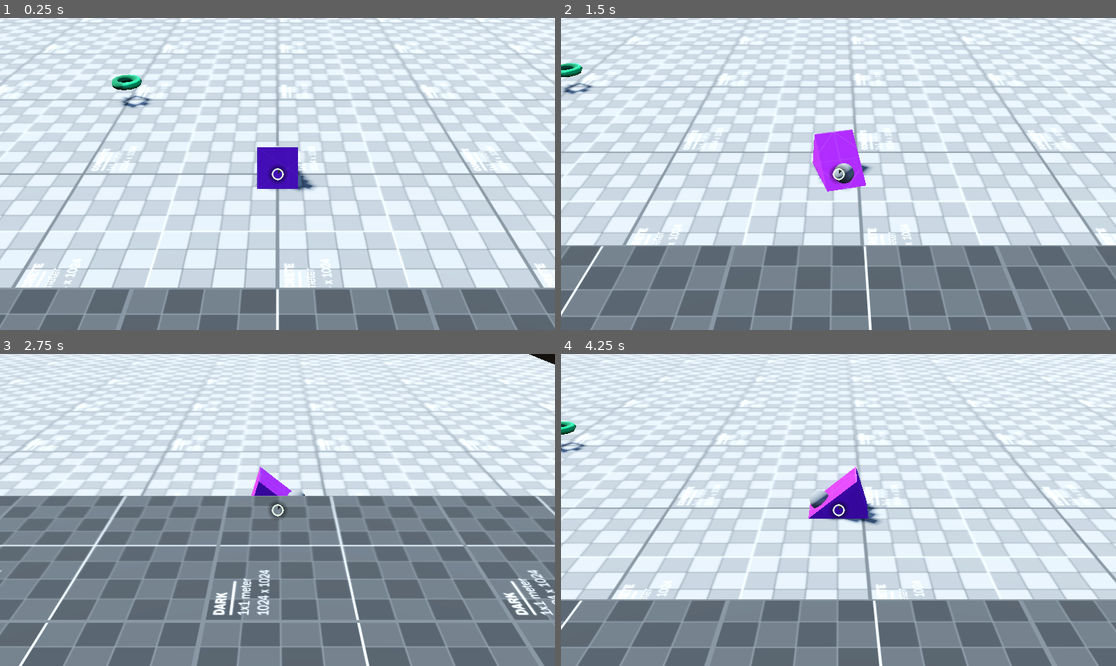
Above: before the commit, frames 1-4 (two rows, left to right).
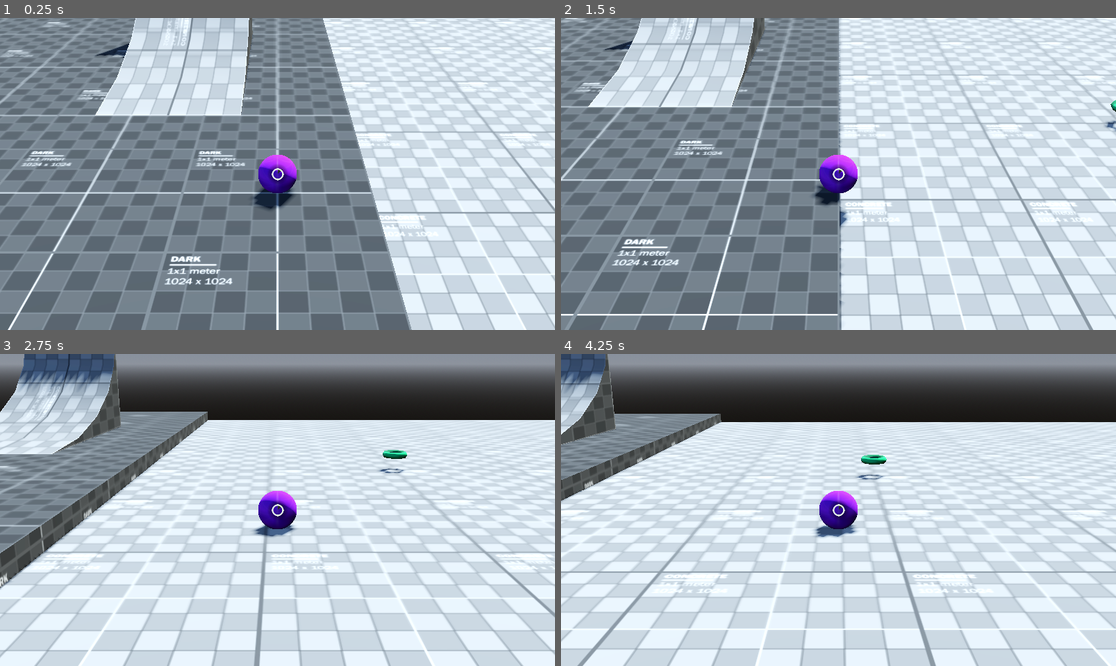
Above: after the commit, the same moments.

Repository: lithopsiouu/you-rat
Game: Godot game, scene res://Scenes/test/main test room.tscn
Two runs of this game, one before a commit and one after it. Both use one fixed random seed, a clock stepped at 60 frames per second and the inputs below.
Inputs (mouse positions are in pixels of both pictures, inside the frame that each line leads up to):
- Up to frame 1 (0.25 s): no input
- Up to frame 2 (1.5 s): move the mouse to (960, 158) at 0.52 s; hold D (move_right) 0.53-1.28 s; click (960, 158) at 0.6 s; move the mouse to (727, 189) at 1.27 s; hold S (move_backward) from 1.28 s (still down); click (727, 189) at 1.35 s
- Up to frame 3 (2.75 s): move the mouse to (333, 441) at 2.02 s; release S (move_backward) at 2.03 s; hold D (move_right) from 2.03 s (still down); tap Down (rotate_cam_down) at 2.1 s; click (333, 441) at 2.3 s
- Up to frame 4 (4.25 s): move the mouse to (810, 572) at 2.77 s; release D (move_right) at 2.78 s; hold W (move_forward) 2.78-3.53 s; tap Left (rotate_cam_left) at 2.85 s; click (810, 572) at 3.05 s; move the mouse to (1005, 556) at 3.52 s; hold A (move_left) from 3.53 s (still down); tap Right (rotate_cam_right) at 3.6 s; click (1005, 556) at 3.8 s

The runs differ from the first frame. In frame 1, 72% of the frame differs, in the area x 0-100%, y 0-100%; in frame 2, 66%; in frame 3, 84%; in frame 4, 69%.

Commit message:
add pid

Diff:
--- /dev/null
+++ b/Assets/Entities/rigidbody_player.tscn
@@ -0,0 +1,57 @@
+[gd_scene load_steps=10 format=3 uid="uid://dejwv7qah2a0q"]
+
+[ext_resource type="Material" uid="uid://dero2i2k7x36v" path="res://Assets/Materials/player_material.tres" id="1_jmjd3"]
+[ext_resource type="Script" uid="uid://bu1r20ywascsv" path="res://Scripts/Interaction/rb_movement.gd" id="1_strm8"]
+[ext_resource type="Script" uid="uid://disy7vfpou6kx" path="res://Scripts/Interaction/player_input.gd" id="3_twv4y"]
+[ext_resource type="Script" uid="uid://cotfsu52ght42" path="res://Scripts/Interaction/interactor.gd" id="4_twv4y"]
+[ext_resource type="PackedScene" uid="uid://cyg20dvv5m0qi" path="res://Assets/Entities/gimbal_camera.tscn" id="5_8h1a1"]
+
+[sub_resource type="PhysicsMaterial" id="PhysicsMaterial_8h1a1"]
+friction = 0.0
+
+[sub_resource type="SphereShape3D" id="SphereShape3D_ldwiu"]
+radius = 0.1
+
+[sub_resource type="SphereMesh" id="SphereMesh_brm1d"]
+material = ExtResource("1_jmjd3")
+radius = 0.1
+height = 0.2
+
+[sub_resource type="CylinderShape3D" id="CylinderShape3D_8h1a1"]
+height = 0.1
+radius = 0.2
+
+[node name="Rigidbody_Player" type="RigidBody3D" node_paths=PackedStringArray("input", "mesh", "target") groups=["Player"]]
+collision_layer = 16
+collision_mask = 3
+axis_lock_angular_x = true
+axis_lock_angular_y = true
+axis_lock_angular_z = true
+physics_material_override = SubResource("PhysicsMaterial_8h1a1")
+continuous_cd = true
+script = ExtResource("1_strm8")
+input = NodePath("PlayerInput")
+speed = 5.0
+mesh = NodePath("MeshInstance3D")
+target = NodePath(".")
+
+[node name="CollisionShape3D" type="CollisionShape3D" parent="."]
+shape = SubResource("SphereShape3D_ldwiu")
+
+[node name="MeshInstance3D" type="MeshInstance3D" parent="."]
+mesh = SubResource("SphereMesh_brm1d")
+
+[node name="PlayerInput" type="Node" parent="."]
+script = ExtResource("3_twv4y")
+metadata/_custom_type_script = "uid://disy7vfpou6kx"
+
+[node name="Interactor" type="Area3D" parent="." node_paths=PackedStringArray("player_input")]
+script = ExtResource("4_twv4y")
+player_input = NodePath("../PlayerInput")
+metadata/_custom_type_script = "uid://cotfsu52ght42"
+
+[node name="CollisionShape3D" type="CollisionShape3D" parent="Interactor"]
+shape = SubResource("CylinderShape3D_8h1a1")
+
+[node name="GimbalCamera" parent="." node_paths=PackedStringArray("player_input") instance=ExtResource("5_8h1a1")]
+player_input = NodePath("../PlayerInput")
--- a/Scenes/test/main test room.tscn
+++ b/Scenes/test/main test room.tscn
@@ -2,7 +2,7 @@
 
 [ext_resource type="Material" uid="uid://bclljgmw3n7ur" path="res://Assets/Materials/tile_concrete_white.tres" id="1_ggcjv"]
 [ext_resource type="Material" uid="uid://lln0i7y28edo" path="res://Assets/Materials/tile_dark_gray.tres" id="2_x54xf"]
-[ext_resource type="PackedScene" uid="uid://clyss7ccjkuw" path="res://Assets/Entities/player.tscn" id="3_x54xf"]
+[ext_resource type="PackedScene" uid="uid://dejwv7qah2a0q" path="res://Assets/Entities/rigidbody_player.tscn" id="7_njocx"]
 [ext_resource type="Material" uid="uid://brx2jluqhii8i" path="res://Assets/Materials/interaction.tres" id="9_t768u"]
 [ext_resource type="Script" uid="uid://ddxbnuhq2je6l" path="res://Scripts/Interaction/interactable.gd" id="10_chm6s"]
 [ext_resource type="Texture2D" uid="uid://bcsf3aibkd3qp" path="res://Assets/Materials/Textures/Dev/Editor Icon/trimolt__0007_interaction-copy-2.png" id="11_chm6s"]
@@ -98,5 +98,5 @@
 fixed_size = true
 texture = ExtResource("11_chm6s")
 
-[node name="Player" parent="." instance=ExtResource("3_x54xf")]
-transform = Transform3D(1, 0, 0, 0, 1, 0, 0, 0, 1, 0, 0.125, 0)
+[node name="Rigidbody_Player" parent="." instance=ExtResource("7_njocx")]
+transform = Transform3D(1, 0, 0, 0, 1, 0, 0, 0, 1, -1.5, 0.5, 0)
--- a/Scripts/Interaction/rb_movement.gd
+++ b/Scripts/Interaction/rb_movement.gd
@@ -2,27 +2,42 @@
 
 ## Allows movement of the [param target] of type [RigidBody3D]
 
+var _pid := Pid3D.new(1.0, 0.08, 1.0)
 var move_dir: Vector3
 var move_vel: Vector3 = Vector3.ZERO
+var rb: RigidBody3D = null
 @export var input: PlayerInput
 @export var speed: float = 0.018
 @export var mesh: MeshInstance3D
-@export var rigid_body: RigidBody3D
 
 func _ready() -> void:
 	_is_target_null(target)
 	_is_target_null(input)
 
+	if target is RigidBody3D:
+		rb = target
+	else:
+		printerr(self, "No RigidBody3D to use!")
+		process_mode = Node.PROCESS_MODE_DISABLED
 
-func _process(delta: float) -> void:
+
+func _physics_process(delta: float) -> void:
 	set_move_dir(input.move_dir)
 	#mesh.look_at(target.position + Vector3(move_dir.z, 0, -move_dir.x))
 
+	update_move_vel()
+	var velocity_error = move_vel - rb.linear_velocity
+	var impulse = _pid.update(velocity_error, delta) * .1
+	move(impulse)
+
 	if abs(move_dir.length()) > 0.0:
 
-		mesh.rotation.y = lerp_angle(mesh.rotation.y, atan2(-move_dir.z, move_dir.x), delta * 8)
+		#mesh.rotation.y = lerp_angle(mesh.rotation.y, atan2(-move_dir.z, move_dir.x), delta * 8)
+		pass
 
-		move()
+	else:
+		#pass
+		rb.apply_central_impulse(Vector3(rb.linear_velocity.x, 0, rb.linear_velocity.z) * -1)
 
 
 func set_move_dir(new_dir) -> void:
@@ -37,8 +52,7 @@
 	move_vel = move_dir * speed
 
 
-func move() -> void:
-	update_move_vel()
-	target.global_position += move_vel
+func move(_vel: Vector3) -> void:
+	rb.apply_central_force(_vel)
 	mesh.rotation.z = 0
 	mesh.rotation.x = 0
--- /dev/null
+++ b/Scripts/Utility/pid_3D.gd
@@ -0,0 +1,22 @@
+class_name Pid3D extends RefCounted
+
+var _p: float
+var _i: float
+var _d: float
+
+
+var _prev_error: Vector3
+var _error_integral: Vector3
+
+func _init(p: float, i: float, d: float) -> void:
+	_p = p
+	_i = i
+	_d = d
+
+
+func update(error: Vector3, delta: float) -> Vector3:
+	_error_integral += error * delta
+	var _error_derivative = (error - _prev_error) / delta
+	_prev_error = error
+
+	return _p * error + _i * _error_integral + _d * _error_derivative
Not shown, added: Scripts/Utility/pid_3D.gd.uid
Not shown, changed: todo.txt
